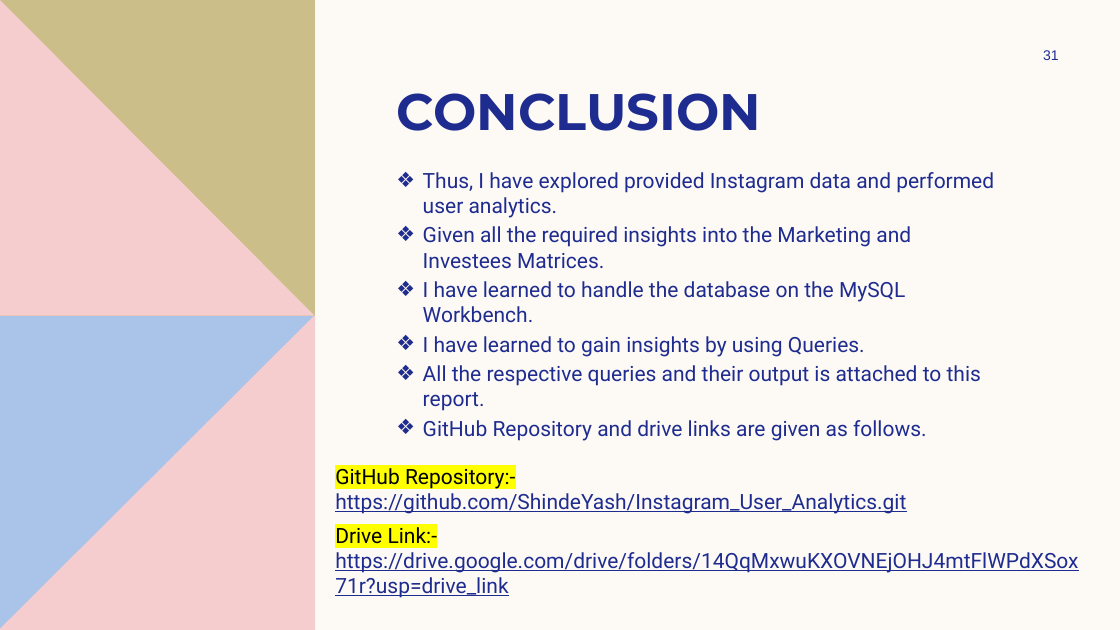
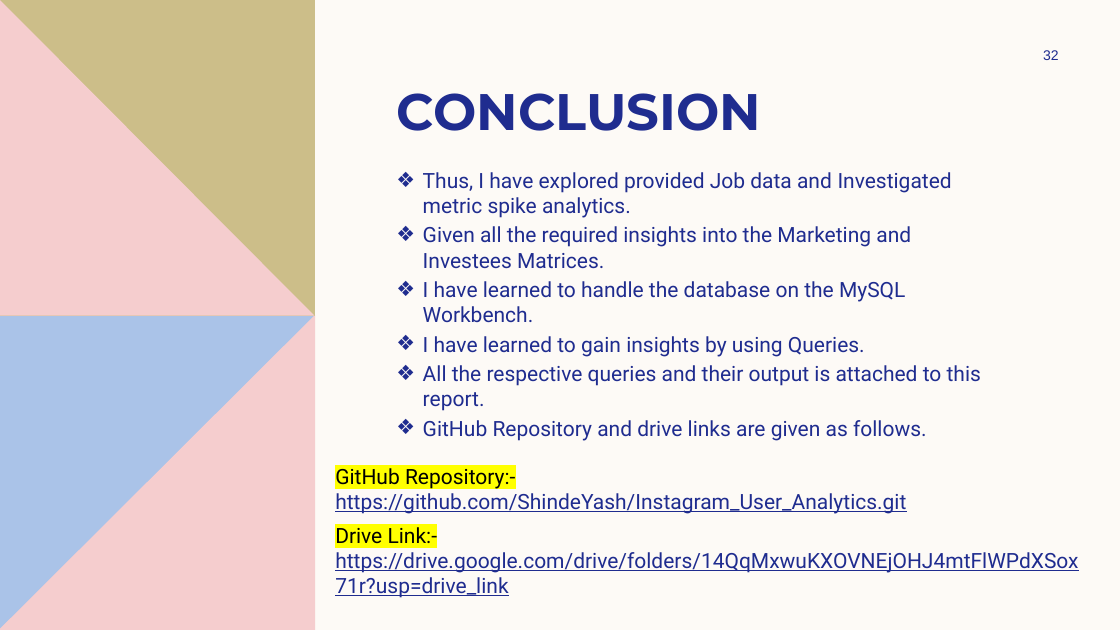
Before and after one commit to ShindeYash/Operation_and_Metric_Analytics, a slide deck: slide 32 of Report - Operation_and_Metric_Analytics.pptx (slide 31 before the commit). Drawn at 1120x630 pixels with LibreOffice and Linux fonts; fonts in the diff are those of the drawing. Boxes give left, top, right and bottom in pixels: in the first picture for what was removed or moved away, otherwise in the second. Text is boxed around its words. In the diff, an @@ line names an element or a change of style, - is before the commit and + after.

```diff
--- a/Report - Operation_and_Metric_Analytics.pptx
+++ b/Report - Operation_and_Metric_Analytics.pptx
@@ page number at bbox=[1043, 50, 1059, 60]: text changed @@
-31
+32
@@ text at bbox=[423, 172, 952, 218]: text changed @@
-❖ Thus, I have explored provided Instagram data and performed user analytics.
+❖ Thus, I have explored provided Job data and Investigated metric spike analytics.
```
Also in this commit, not shown: 1 other slide changed, 5 slides added, 4 slides removed, 5 other files.
